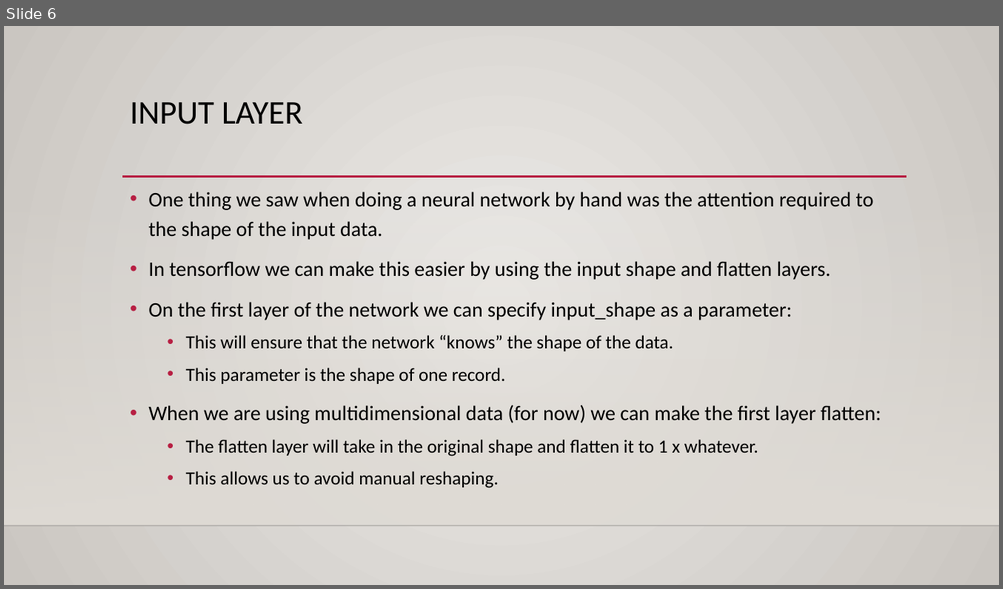
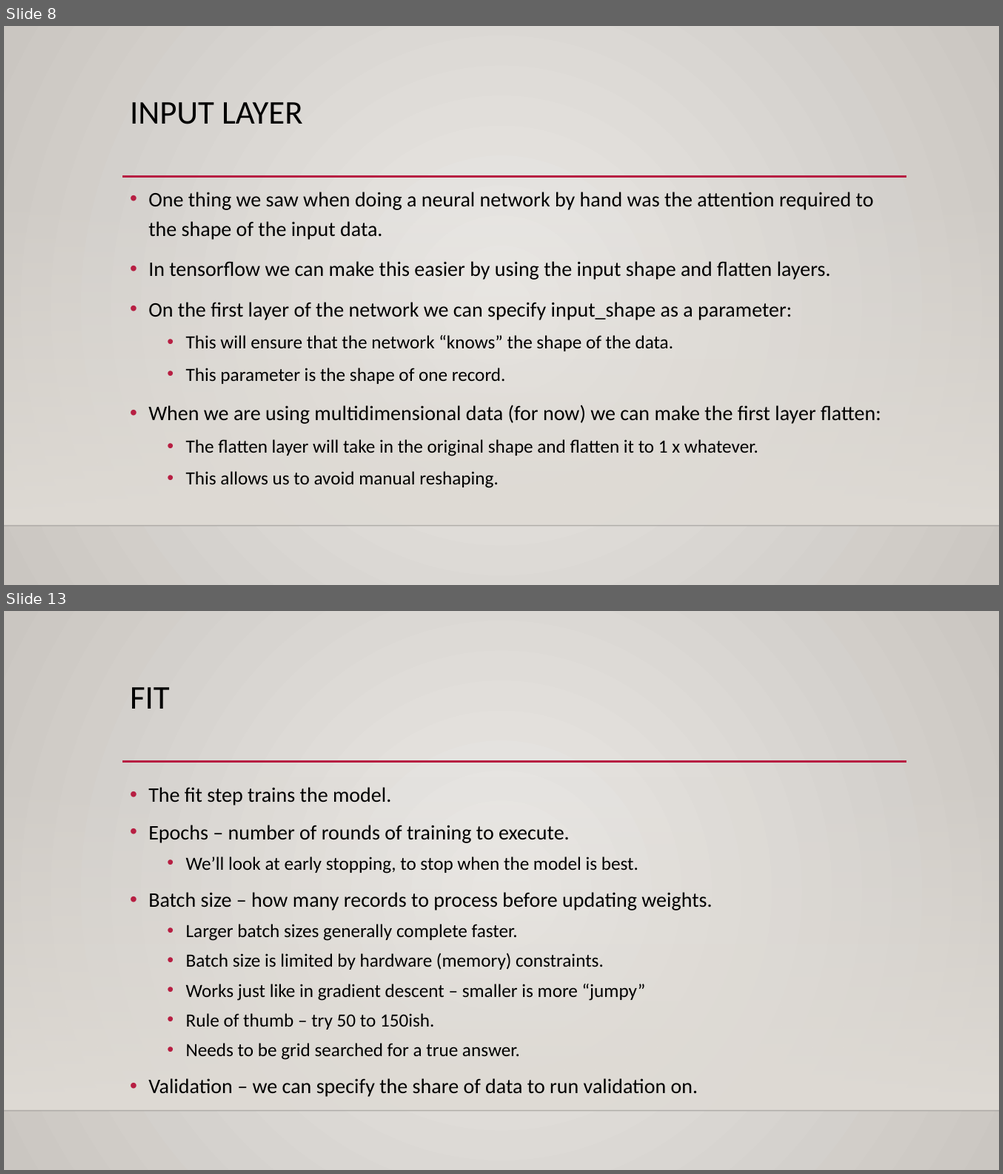
Before and after one commit to allyryry/3950_Workbooks, a slide deck: reference_content/Slides/keras_intro.pptx. Shown one above the other, each under a label of ours: slide 6 before the commit, slides 8 and 13 after it; the slides between them are not shown. The pictures are 1003x589 and 1003x1174 pixels, drawn with LibreOffice and Linux fonts; fonts in the diff are those of the drawing; background and template pictures are left out. Boxes give left, top, right and bottom in pixels: in the first picture for what was removed or moved away, otherwise in the second. Text is boxed around its words. In the diff, an @@ line names an element or a change of style, - is before the commit and + after.

```diff
--- a/reference_content/Slides/keras_intro.pptx
+++ b/reference_content/Slides/keras_intro.pptx
@@ slide 13 added at bbox=[4, 611, 999, 1170], background gradient #ECEAE7 to #CAC7C1; not listed: 3 template elements that a slide beside it also shows @@
@@ title added at bbox=[130, 687, 170, 709], 32 pt, text #000000 @@
+FIT
@@ text added at bbox=[148, 787, 711, 1097], 18 pt, text #000000 @@
+• The fit step trains the model.
+• Epochs – number of rounds of training to execute.
+  • We’ll look at early stopping, to stop when the model is best.
+• Batch size – how many records to process before updating weights.
+  • Larger batch sizes generally complete faster.
+  • Batch size is limited by hardware (memory) constraints.
+  • Works just like in gradient descent – smaller is more “jumpy”
+  • Rule of thumb – try 50 to 150ish.
+  • Needs to be grid searched for a true answer.
+• Validation – we can specify the share of data to run validation on.
@@ what was slide 6 is now slide 8 @@
```
Also in this commit, not shown: 4 slides changed, 5 other slides added, 2 other files.
